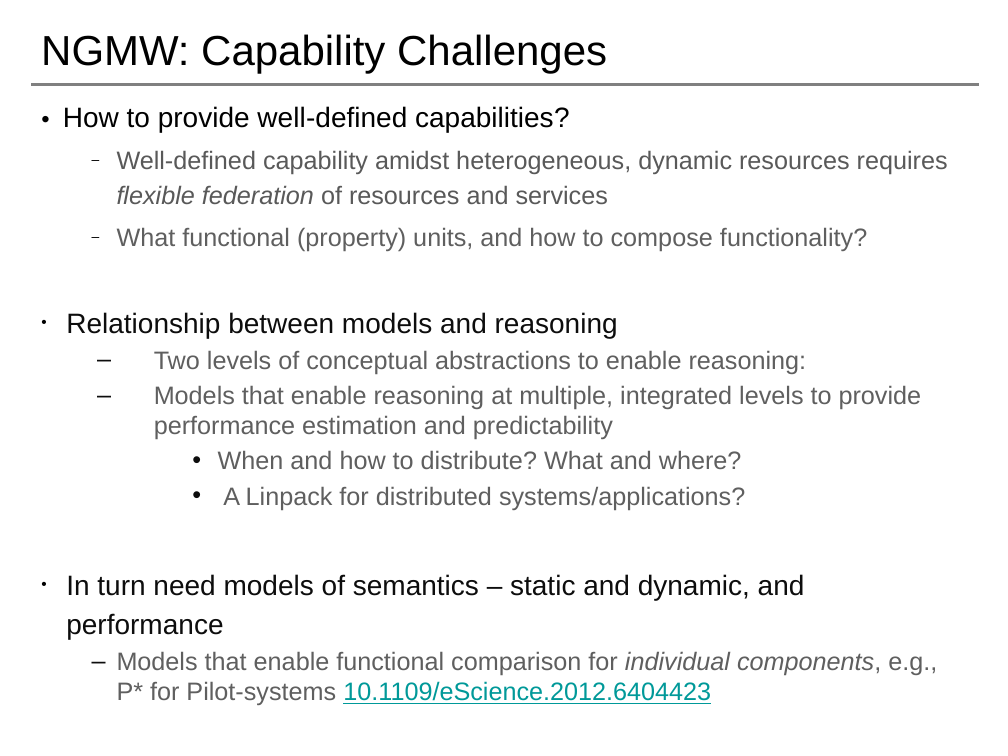
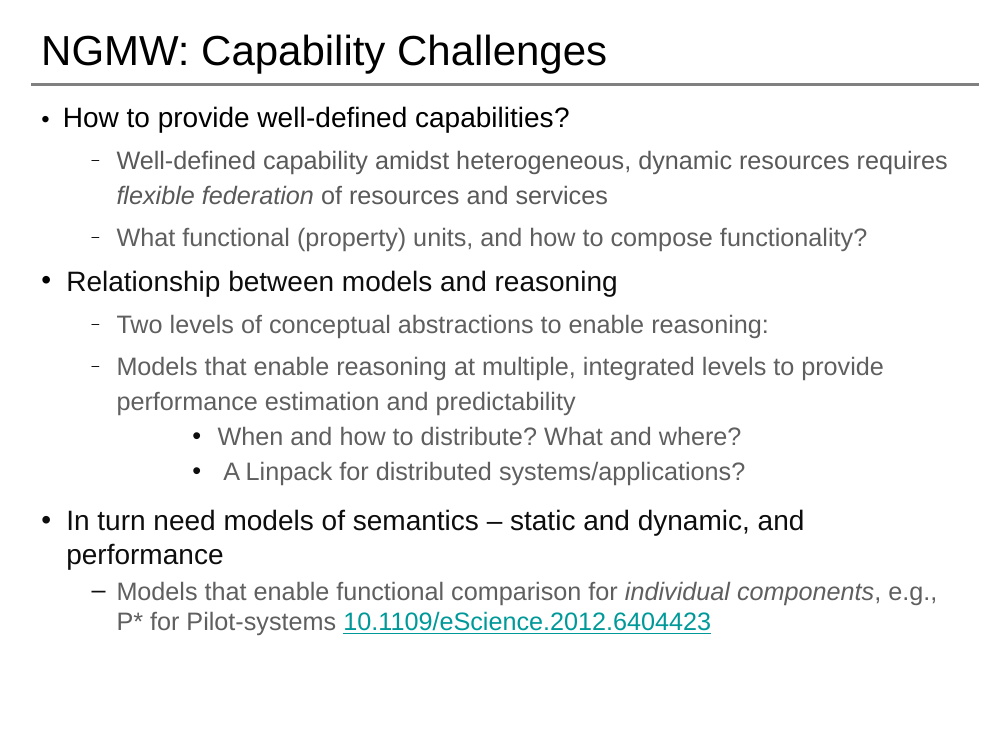
Before and after one commit to saga-project/NGMW, a slide deck: slide 9 of presentations/radical-modsim.pptx. Drawn at 1008x756 pixels with LibreOffice and Linux fonts; fonts in the diff are those of the drawing; background and template pictures are left out. Boxes give left, top, right and bottom in pixels: in the first picture for what was removed or moved away, otherwise in the second. Text is boxed around its words. In the diff, an @@ line names an element or a change of style, - is before the commit and + after.

```diff
--- a/presentations/radical-modsim.pptx
+++ b/presentations/radical-modsim.pptx
@@ text at (66,270,884,569): indent changed; line spacing 1 to 1.15; more space between paragraphs; bullet colour #0D0D0D to #000000; line spacing 1.15 to 1; bullet colour #000000 to #0D0D0D @@
```
Also in this commit, not shown: 3 other slides changed, 1 slide added.
